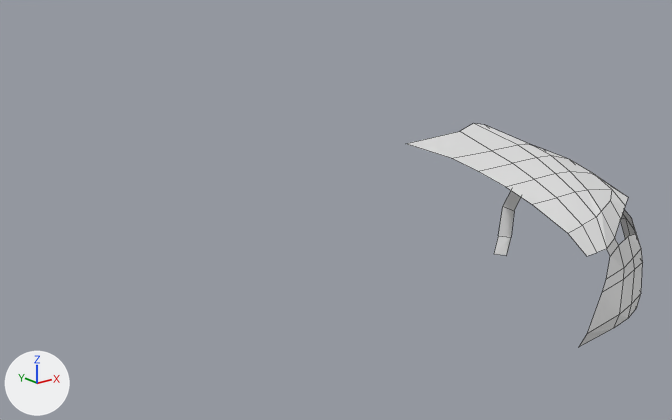
The Blender file giulia.blend, before and after one commit.
One viewpoint serves both versions: a 50 mm camera at (-2.27, -3.17, 0.96) aimed at (0.11, -0.2, -0.23). Lighting does not change. The marker at lower left points along +X, +Y and +Z. Mesh edges are drawn as thin lines.
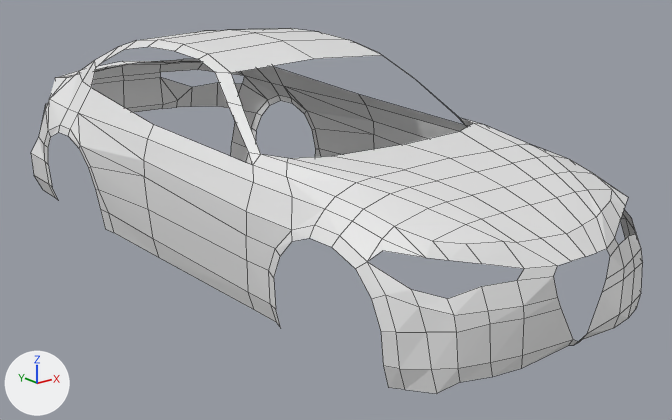
Boxes [x1, y1, x2, y2] around the edits, measured in the pictures (672 x 420 px):
'Plane', reshaped, modifiers changed (159% wider, 63% taller)
    before: [407, 123, 643, 347]
    after: [31, 28, 643, 394]
part 1 of me_plane, built on
    before: [494, 191, 521, 256]
    after: [31, 28, 484, 328]
part 2 of me_plane, built on
    before: [407, 131, 619, 347]
    after: [333, 131, 619, 368]

Diff of the bpy script that builds the scene:
```diff
--- a/giulia.blend.py
+++ b/giulia.blend.py
@@ me_plane @@
 # used by ob_plane; location = (0.0, 0.0, 0.0)
 # verts and faces of me_plane; kept vertices keep their numbers, new ones are numbered from 90
 # before: 39 (0.026, -1.541, -0.347) at pixel (578, 347), 40 (0.034, -1.561, -0.294) at pixel (587, 333), 61 (0.007, -1.218, 0.116) at pixel (505, 186), 62 (0.007, -1.093, 0.142) at pixel (477, 171), 63 (0.007, -0.967, 0.163) at pixel (451, 158)
 # before: 67 (0.008, -1.331, 0.082) at pixel (531, 204), 71 (0.006, -1.478, 0.024) at pixel (567, 233), 75 (0.006, -1.557, -0.03) at pixel (586, 256), 82 (0.009, -0.733, 0.17) at pixel (405, 143)
-me_plane.from_pydata(...)  # 90 vertices, 64 faces; spans x 0.006..0.616, y -1.561..-0.646, z -0.388..0.173
+me_plane.from_pydata(...)  # 192 vertices, 144 faces; spans x 0.0..0.63, y -1.561..1.553, z -0.388..0.485
+# me_plane part 1
+# 4 vertices in x 0.551..0.584, y -0.759..-0.708, z -0.388..-0.094 move by (0.014, 0.0, 0.0)
+# 1 vertex moves from x 0.583, y -0.844, z -0.008 to x 0.591, y -0.844, z -0.008
+# 100 vertices are added at x 0.0..0.63, y -0.796..1.553, z -0.388..0.485
+# 79 new faces join them
+# me_plane part 2
+for i in [61, 62, 63]: verts[i] += (-0.007, 0.0, 0.0)
+verts[39] = (0.026, -1.541, -0.325)  # moved, pixel (579, 340)
+verts[67] = (0.0, -1.331, 0.082)  # moved, pixel (530, 204)
+verts[71] = (0.0, -1.478, 0.024)  # moved, pixel (566, 233)
+verts[75] = (0.0, -1.557, -0.03)  # moved, pixel (585, 256)
+verts[82] = (0.0, -0.733, 0.17)  # moved, pixel (404, 144)
+verts[190] = (0.0, -1.541, -0.332)  # pixel (573, 345)
+verts[191] = (0.0, -1.561, -0.313)  # pixel (579, 341)
+faces += [(39, 40, 191, 190)]
@@ ob_plane @@
 ob_plane.location = (0.0, 0.0, 0.0)
+_m = ob_plane.modifiers.new('Mirror', 'MIRROR')
+_m.use_clip = True
```
